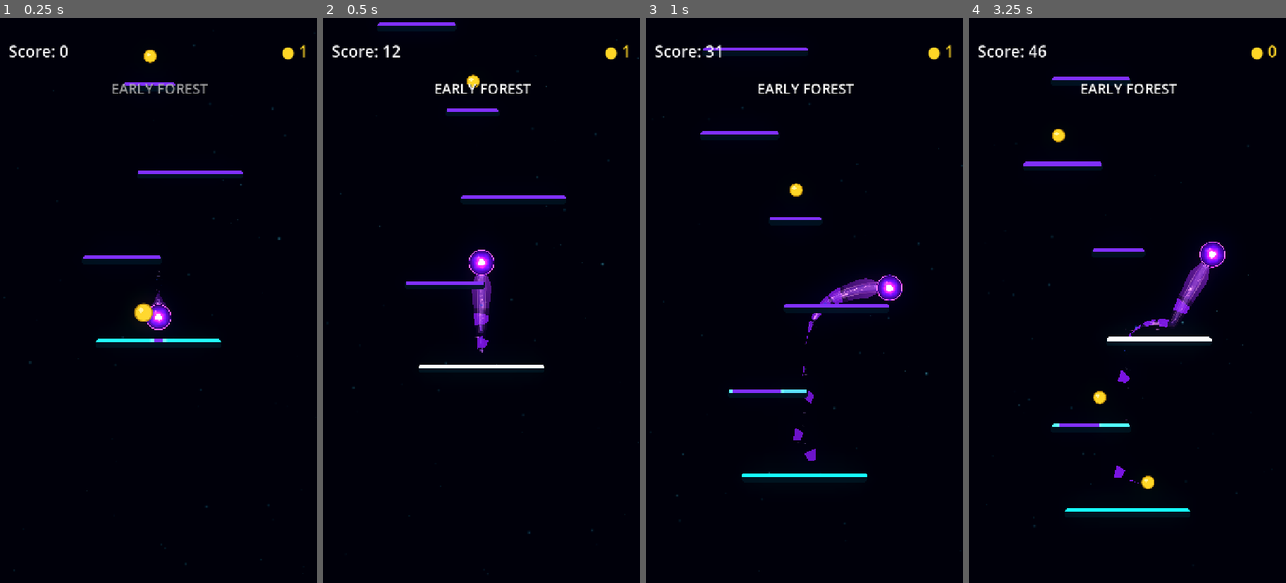
Above: before the commit, frames 1-4 (left to right).
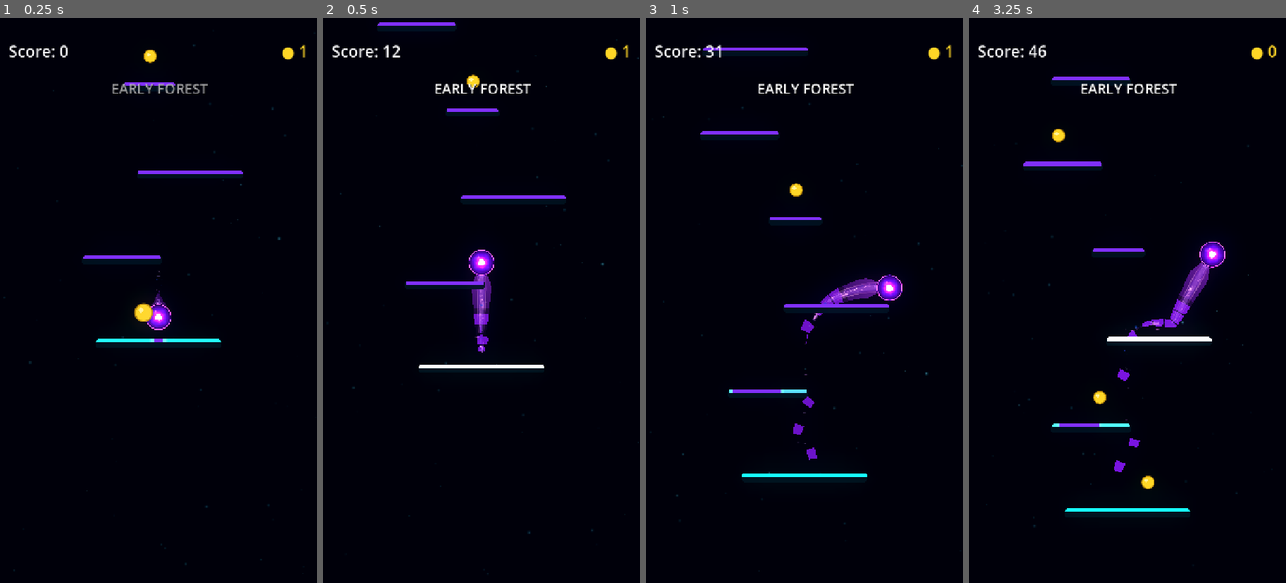
Above: after the commit, the same moments.

Repository: Kryodo/TowerJump
Game: Godot game, scene res://scenes/main.tscn
Same seed, same stepped clock (60 frames per second), same inputs: the game is played once before the commit and once after it.
Inputs (mouse positions are in pixels of both pictures, inside the frame that each line leads up to):
- Up to frame 1 (0.25 s): no input
- Up to frame 2 (0.5 s): no input
- Up to frame 3 (1 s): move the mouse to (874, 272) at 0.52 s; hold Right (ui_right) from 0.53 s (still down); click (874, 272) at 0.67 s
- Up to frame 4 (3.25 s): release Right (ui_right) at 1.25 s; drag from (1064, 328) to (1117, 193) at 1.27 s; click "Nochmal spielen" at 2 s; move the mouse to (1159, 176) at 2.77 s; hold Right (ui_right) from 2.78 s (still down)

Frame 1 is identical in both runs. In frame 2, less than 0.1% of the frame differs, in the area x 47-53%, y 52-59%; in frame 3, 0.2%; in frame 4, 0.3%, in the area x 45-70%, y 49-83%.

Commit message:
Fix comet detachment gap persistence

Diff:
--- a/scripts/ball_trail.gd
+++ b/scripts/ball_trail.gd
@@ -524,7 +524,7 @@
 	for piece_range in _shed_piece_ranges:
 		var progress: float = float(piece_range["progress"])
 		var source_piece := piece_range["node"] as Polygon2D
-		if progress >= 0.55 and progress <= 0.94 and is_instance_valid(source_piece) and source_piece.visible:
+		if progress >= 0.48 and progress <= 0.78 and is_instance_valid(source_piece) and source_piece.visible:
 			candidates.append(piece_range)
 	if candidates.is_empty():
 		return
@@ -721,15 +721,15 @@
 	var polygon_points := PackedVector2Array()
 	var polygon_uvs := PackedVector2Array()
 	var length: float = end_distance - start_distance
-	var start_skew: float = minf(length * 0.20, 3.0)
-	var end_skew: float = minf(length * 0.18, 2.5)
-
-	# Sample the two sides at different distances to create oblique, chipped
-	# ends. This makes each surviving island an irregular piece of the old body.
+	var start_skew: float = minf(length * 0.12, 1.2)
+	var end_skew: float = minf(length * 0.10, 1.0)
+
+	# Keep the chipped ends inside their own source interval. This prevents a
+	# neighboring piece from protruding back into a persistent detachment gap.
 	var start_right_distance: float = start_distance + start_skew
-	var start_left_distance: float = start_distance - start_skew
+	var start_left_distance: float = start_distance + start_skew * 0.25
 	var end_right_distance: float = end_distance - end_skew
-	var end_left_distance: float = end_distance + end_skew
+	var end_left_distance: float = end_distance - end_skew * 0.25
 
 	var start_right_section: Dictionary = _sample_trail_cross_section(
 		start_right_distance, path, cumulative_distances, tangents, normals, half_widths
@@ -800,9 +800,8 @@
 		_sync_shed_gap_materials(cumulative_distances, total_distance)
 		return
 
-	# The unbroken head ends first. Beyond it, geometry is divided into real
-	# islands; event-locked source intervals stay absent while their sample IDs
-	# remain in the trail history.
+	# The connected head transitions into a nearly continuous segmented tail.
+	# Only an event-locked source interval creates a pronounced missing chunk.
 	var cursor: float = total_distance * SHED_CONNECTED_END_PROGRESS
 	cursor += clampf(total_distance * 0.04, 5.0, 11.0)
 	var tail_limit: float = total_distance * 0.985
@@ -812,41 +811,47 @@
 		var seed_b: float = absf(sin(float(slot_index) * 9.173 + 5.61))
 		var piece_length: float = clampf(total_distance * lerpf(0.055, 0.095, seed_a), 8.0, 24.0)
 		var piece_end: float = minf(cursor + piece_length, tail_limit)
-		if piece_end - cursor >= 5.0:
-			var start_sample_index: int = _nearest_trail_sample_index(cursor, cumulative_distances)
-			var end_sample_index: int = _nearest_trail_sample_index(piece_end, cumulative_distances)
-			if end_sample_index <= start_sample_index:
-				if start_sample_index < _point_ids.size() - 1:
-					end_sample_index = start_sample_index + 1
-				else:
-					start_sample_index = maxi(start_sample_index - 1, 0)
-
-			var interval_has_detached_piece: bool = _shed_event_overlaps_interval(
-				cursor, piece_end, cumulative_distances
+		if piece_end - cursor < 5.0:
+			break
+
+		var start_sample_index: int = _nearest_trail_sample_index(cursor, cumulative_distances)
+		var end_sample_index: int = _nearest_trail_sample_index(piece_end, cumulative_distances)
+		if end_sample_index <= start_sample_index:
+			if start_sample_index < _point_ids.size() - 1:
+				end_sample_index = start_sample_index + 1
+			else:
+				start_sample_index = maxi(start_sample_index - 1, 0)
+
+		var interval_has_detached_piece: bool = _shed_event_overlaps_interval(
+			cursor, piece_end, cumulative_distances, total_distance
+		)
+		if not interval_has_detached_piece:
+			var piece: Polygon2D = _shed_geometry_pieces[slot_index]
+			_build_shed_piece_polygon(
+				piece,
+				cursor,
+				piece_end,
+				path,
+				cumulative_distances,
+				total_distance,
+				tangents,
+				normals,
+				half_widths
 			)
-			if not interval_has_detached_piece:
-				var piece: Polygon2D = _shed_geometry_pieces[slot_index]
-				_build_shed_piece_polygon(
-					piece,
-					cursor,
-					piece_end,
-					path,
-					cumulative_distances,
-					total_distance,
-					tangents,
-					normals,
-					half_widths
-				)
-				_shed_piece_ranges.append({
-					"node": piece,
-					"start_id": _point_ids[start_sample_index],
-					"end_id": _point_ids[end_sample_index],
-					"start_distance": cursor,
-					"end_distance": piece_end,
-					"progress": (cursor + piece_end) * 0.5 / total_distance,
+			_shed_piece_ranges.append({
+				"node": piece,
+				"start_id": _point_ids[start_sample_index],
+				"end_id": _point_ids[end_sample_index],
+				"start_distance": cursor,
+				"end_distance": piece_end,
+				"progress": (cursor + piece_end) * 0.5 / total_distance,
 				"slot": slot_index
-				})
-			cursor = piece_end + clampf(lerpf(4.0, 9.0, seed_b), 3.0, 10.0)
+			})
+
+		# Always advance, including when this interval overlaps a live break.
+		# The previous implementation advanced only after drawing a piece,
+		# so one existing break could stall the whole geometry reconstruction.
+		cursor = piece_end + clampf(lerpf(0.6, 1.3, seed_b), 0.6, 1.5)
 		slot_index += 1
 
 	_sync_shed_gap_materials(cumulative_distances, total_distance)
@@ -869,24 +874,39 @@
 func _prune_shed_break_events() -> void:
 	for event_index in range(_shed_break_events.size() - 1, -1, -1):
 		var event: Dictionary = _shed_break_events[event_index]
-		if _point_ids.find(int(event["start_id"])) < 0 or _point_ids.find(int(event["end_id"])) < 0:
+		var start_index: int = _point_ids.find(int(event["start_id"]))
+		var end_index: int = _point_ids.find(int(event["end_id"]))
+		# Keep a break while either boundary sample survives. When the older
+		# boundary leaves the capped trail, the hole contracts naturally from
+		# the tail instead of the original source geometry suddenly respawning.
+		if start_index < 0 and end_index < 0:
 			_shed_break_events.remove_at(event_index)
 
 
 func _shed_event_overlaps_interval(
 	interval_start: float,
 	interval_end: float,
-	cumulative_distances: Array[float]
+	cumulative_distances: Array[float],
+	total_distance: float
 ) -> bool:
 	for event in _shed_break_events:
 		var start_index: int = _point_ids.find(int(event["start_id"]))
 		var end_index: int = _point_ids.find(int(event["end_id"]))
-		if start_index < 0 or end_index < 0:
+		if start_index < 0 and end_index < 0:
 			continue
-		var event_start: float = cumulative_distances[mini(start_index, end_index)]
-		var event_end: float = cumulative_distances[maxi(start_index, end_index)]
-		# Ignore touching endpoints; we only remove geometry with meaningful
-		# overlap, so a cut doesn't accidentally erase the neighboring section.
+
+		var event_start: float = 0.0
+		var event_end: float = total_distance
+		if start_index >= 0 and end_index >= 0:
+			event_start = cumulative_distances[mini(start_index, end_index)]
+			event_end = cumulative_distances[maxi(start_index, end_index)]
+		elif start_index >= 0:
+			event_start = cumulative_distances[start_index]
+		elif end_index >= 0:
+			event_end = cumulative_distances[end_index]
+
+		# If one boundary has aged out, extend only that side to the trail end.
+		# This keeps the remaining material absent until its samples age away.
 		if event_start < interval_end - 0.8 and event_end > interval_start + 0.8:
 			return true
 	return false
@@ -906,10 +926,19 @@
 			var event: Dictionary = _shed_break_events[event_index]
 			var start_index: int = _point_ids.find(int(event["start_id"]))
 			var end_index: int = _point_ids.find(int(event["end_id"]))
-			if start_index < 0 or end_index < 0:
+			if start_index < 0 and end_index < 0:
 				continue
-			var start_distance: float = cumulative_distances[mini(start_index, end_index)]
-			var end_distance: float = cumulative_distances[maxi(start_index, end_index)]
+
+			var start_distance: float = 0.0
+			var end_distance: float = total_distance
+			if start_index >= 0 and end_index >= 0:
+				start_distance = cumulative_distances[mini(start_index, end_index)]
+				end_distance = cumulative_distances[maxi(start_index, end_index)]
+			elif start_index >= 0:
+				start_distance = cumulative_distances[start_index]
+			elif end_index >= 0:
+				end_distance = cumulative_distances[end_index]
+
 			if end_distance - start_distance > 0.01:
 				intervals[event_index] = Vector2(
 					start_distance / total_distance,
